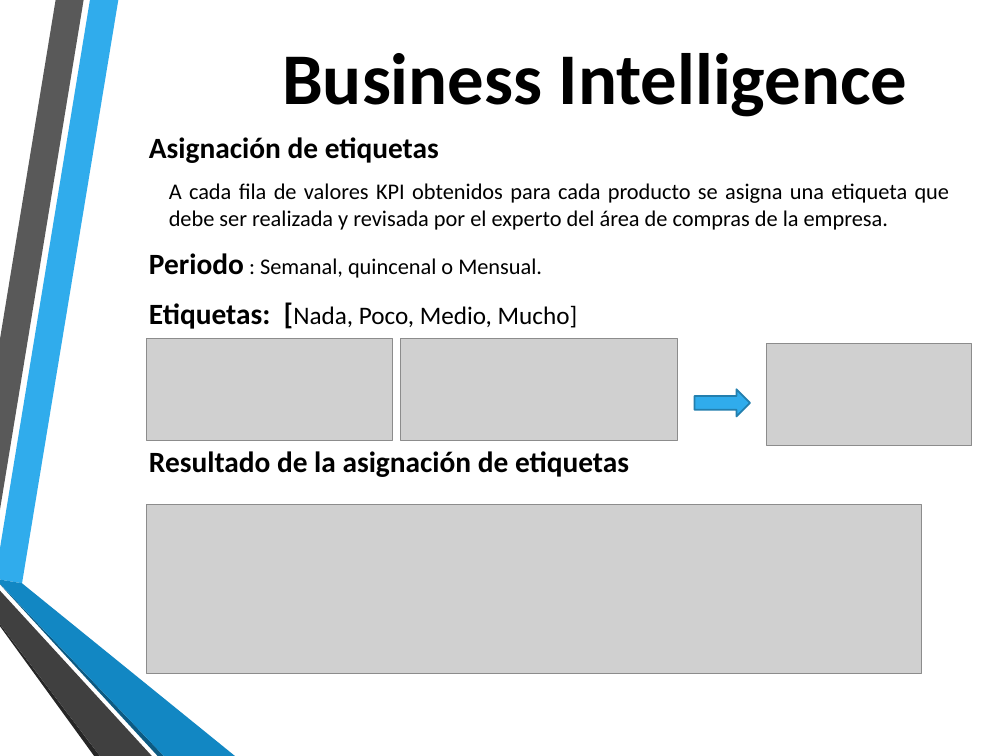
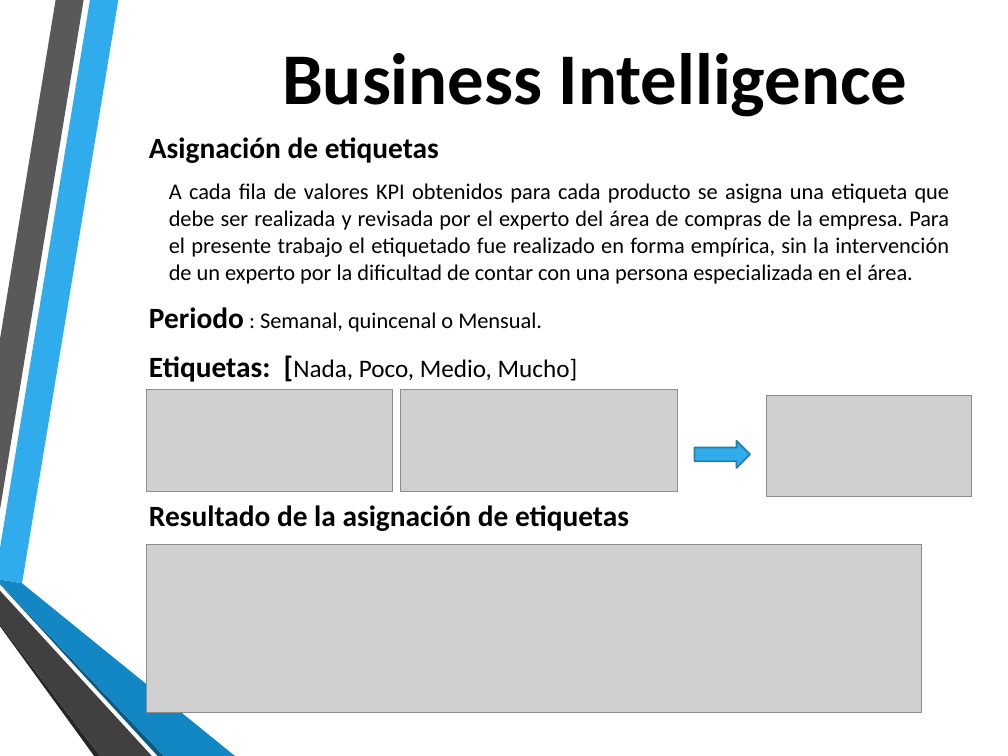
Before and after one commit to raulbenitezmartinez/tesisclei, a slide deck: slide 8 of Presentacion CLEI-JAIIO 2017.pptx. Drawn at 1008x756 pixels with LibreOffice and Linux fonts; fonts in the diff are those of the drawing; grey boxes stand for pictures; background and template pictures are left out. Boxes give left, top, right and bottom in pixels: in the first picture for what was removed or moved away, otherwise in the second. Text is boxed around its words. In the diff, an @@ line names an element or a change of style, - is before the commit and + after.

```diff
--- a/Presentacion CLEI-JAIIO 2017.pptx
+++ b/Presentacion CLEI-JAIIO 2017.pptx
@@ text at [169,183,950,284]: text changed @@
-A cada fila de valores KPI obtenidos para cada producto se asigna una etiqueta que debe ser realizada y revisada por el experto del área de compras de la empresa.
+A cada fila de valores KPI obtenidos para cada producto se asigna una etiqueta que debe ser realizada y revisada por el experto del área de compras de la empresa. Para el presente trabajo el etiquetado fue realizado en forma empírica, sin la intervención de un experto por la dificultad de contar con una persona especializada en el área.
@@ 3 pictures, 1 right arrow: place and size @@
-3 pictures, 1 right arrow at [147,339,972,446]
+3 pictures, 1 right arrow at [147,390,972,497]
@@ picture: place and size @@
-picture at [147,505,922,673]
+picture at [147,544,922,713]
```
Also in this commit, not shown: 2 other slides changed, 1 other file.
